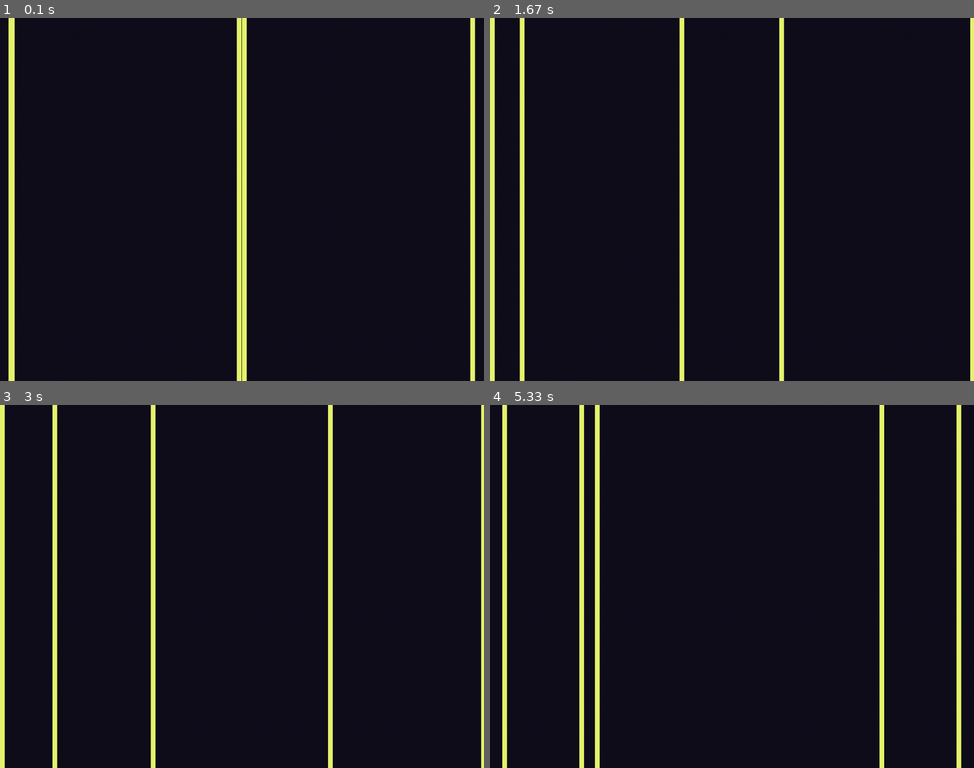
Above: before the commit, frames 1-4 (two rows, left to right).
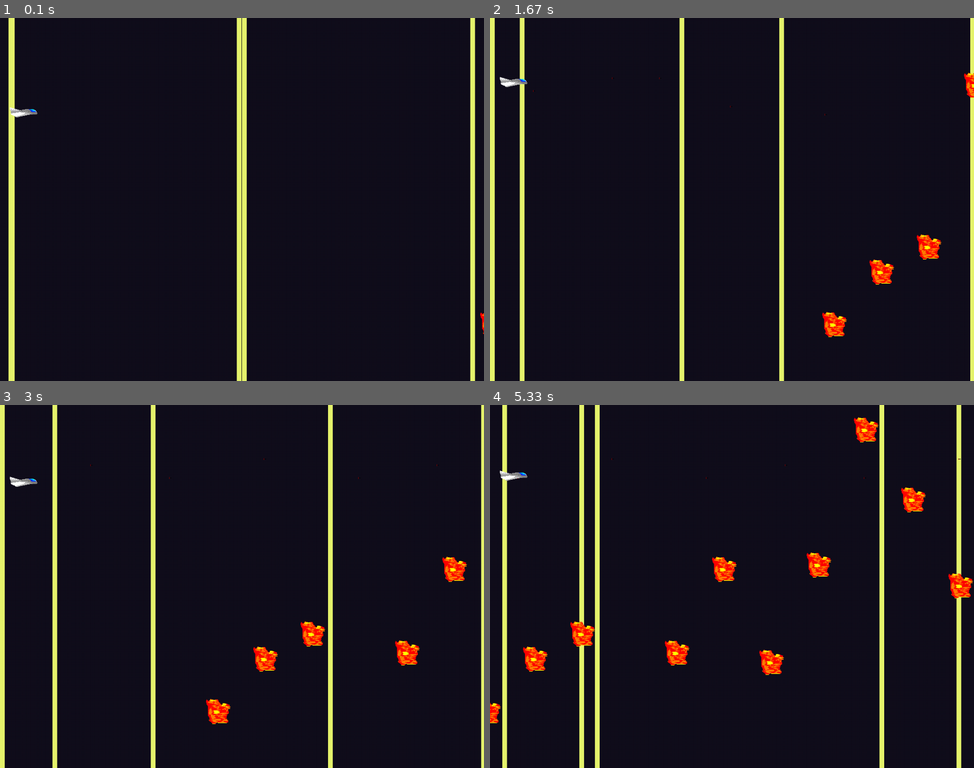
Above: after the commit, the same moments.

Repository: cheery/pygame_tutorial
Game: pygame game, started from main.py
Same seed, same stepped clock (60 frames per second), same inputs: the game is played once before the commit and once after it.
Inputs:
- Up to frame 1 (0.1 s): no input
- Up to frame 2 (1.67 s): tap Space at 0.33, 0.73, 1.03, 1.23, 1.57 s; hold Up 0.67-1.13 s; hold Down 1.17-1.47 s; hold Up from 1.5 s (still down)
- Up to frame 3 (3 s): release Up at 1.87 s; hold Down 1.9-2.27 s; tap Space at 1.97, 2.37, 2.7 s; hold Up 2.3-2.6 s; hold Down 2.63-2.93 s; hold Up from 2.97 s (still down)
- Up to frame 4 (5.33 s): tap Space at 3.03, 3.43, 3.83, 4.17, 4.5, 4.9, 5.3 s; release Up at 3.33 s; hold Down 3.37-3.73 s; hold Up 3.77-4.07 s; hold Down 4.1-4.4 s; hold Up 4.43-4.8 s; hold Down 4.83-5.2 s; hold Up from 5.23 s (still down)

The runs differ from the first frame. In frame 1, 0.1% of the frame differs, in the area x 2-100%, y 24-88%; in frame 2, 1.0%; in frame 3, 1.4%; in frame 4, 2.6%, in the area x 0-100%, y 3-88%.

Commit message:
conclusion to the tutorial

Diff:
--- a/main.py
+++ b/main.py
@@ -1,11 +1,109 @@
 import pygame, sys
 from time import time
 from math import sin, pi
+from random import random
 
 black = 0,0,0
 white = 0xFF, 0xFF, 0xFF
 background_color = 0x12, 0x0E, 0x1C
 front_color = 0xE7, 0xF5, 0x6E
+
+class Player(object):
+    img = pygame.image.load('assets/ship.png')
+    mask = pygame.mask.from_surface(img)
+    offset_x = 32
+    offset_y = 32
+    group = 'ally'
+    def __init__(self, x, y):
+        self.x = x
+        self.y = y
+        self.ctl = []
+        self.fire_delay = 0
+
+    def update(self, dt):
+        self.fire_delay -= dt
+        motion_y = 0
+        firing = False
+        for cmd in self.ctl:
+            if cmd == pygame.K_DOWN:
+                motion_y = 200
+            if cmd == pygame.K_UP:
+                motion_y = -200
+            if cmd == pygame.K_SPACE:
+                firing = True
+        self.y += motion_y * dt
+        if firing and self.fire_delay <= 0:
+            insertions.add(Bullet(self.x+8, self.y+4))
+            self.fire_delay = 0.1
+
+class Bullet(object):
+    img = pygame.image.load('assets/bullet.png')
+    mask = pygame.mask.from_surface(img)
+    offset_x = 0
+    offset_y = 1
+    group = 'ally'
+    def __init__(self, x, y):
+        self.x = x
+        self.y = y
+        self.travel = 0
+
+    def update(self, dt):
+        motion = 500 * dt
+        self.x += motion
+        self.travel += motion
+        if self.travel > 1000:
+            removals.add(self)
+
+class Asteroid(object):
+    img = pygame.image.load('assets/asteroid.png')
+    mask = pygame.mask.from_surface(img)
+    offset_x = 32
+    offset_y = 32
+    group = 'enemy'
+    def __init__(self, x, y):
+        self.x = x
+        self.y = y
+
+    def update(self, dt):
+        self.x -= 200 * dt
+        if self.x < -32:
+            removals.add(self)
+
+scene = set()
+removals = set()
+insertions = set()
+
+ship = Player(50, 200)
+scene.add(ship)
+
+enemy_delay = 0
+
+def check_collision(obj, other):
+    x = int((obj.x - obj.offset_x) - (other.x - other.offset_x))
+    y = int((obj.y - obj.offset_y) - (other.y - other.offset_y))
+    return other.mask.overlap_area(obj.mask, (x,y)) > 0
+
+def collision(obj, other):
+    if obj.group == 'ally' and other.group == 'enemy':
+        if check_collision(obj, other):
+            removals.add(obj)
+            removals.add(other)
+
+def update(dt):
+    global enemy_delay
+    for obj in scene:
+        obj.update(dt)
+        for other in scene:
+            collision(obj, other)
+    scene.difference_update(removals)
+    removals.clear()
+    scene.update(insertions)
+    insertions.clear()
+
+    enemy_delay -= dt
+    if enemy_delay <= 0:
+        scene.add(Asteroid(1024+32, 768*random()))
+        enemy_delay = 0.5
 
 def animation_frame(screen):
     screen.fill(background_color)
@@ -15,15 +113,27 @@
         x = 512 + sin(2*pi*((now*0.02) + phase)) * 512
         thickness = 10
         screen.fill(front_color, (x-thickness/2, 0, thickness, height))
+    for obj in scene:
+        screen.blit(obj.img, (obj.x - obj.offset_x, obj.y - obj.offset_y))
 
 def dispatch(event):
     if event.type == pygame.QUIT:
         sys.exit(0)
+    if event.type == pygame.KEYDOWN:
+        if not event.key in ship.ctl:
+            ship.ctl.append(event.key)
+    if event.type == pygame.KEYUP:
+        if event.key in ship.ctl:
+            ship.ctl.remove(event.key)
 
 pygame.display.init()
 screen = pygame.display.set_mode((1024, 768))
+dt, now = 0, time()
 while 1:
     for event in pygame.event.get():
         dispatch(event)
     animation_frame(screen)
+    update(dt)
     pygame.display.flip()
+    last, now = now, time()
+    dt = now - last
Not shown, changed: README.md
Binary file added: assets/asteroid.png
Binary file added: assets/bullet.png
Binary file added: assets/ship.png
Binary file added: screenshots/battle_stations.png
